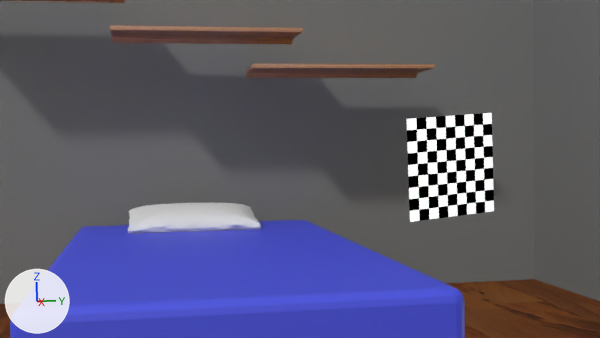
The Blender file TestEnvironment/scenes/EnvironmentCheckerboard.blend as it was, and as the next commit left it.
Before and after are seen from the file's camera 'Camera_Center'. The axes (+X, +Y, +Z) are drawn at lower left. The lights are the same throughout.

Before the edit, the objects in view are built like this:
```python
me_cube_024 = bpy.data.meshes.new('Cube.024')
me_cube_024.from_pydata(...)  # 16 vertices, 14 faces; spans x -1.0..1.0, y -1.0..1.0, z -3.59..1.0
me_cube_024.materials.append(mat_material_004)  # picture img_024cb4c9894df2b015e9d80131b4f1ec_jpg
me_cube_025 = bpy.data.meshes.new('Cube.025')
me_cube_025.from_pydata(...)  # 16 vertices, 14 faces; spans x -1.0..1.0, y -1.0..1.0, z -3.59..1.0
me_cube_025.materials.append(mat_material_004)  # picture img_024cb4c9894df2b015e9d80131b4f1ec_jpg
me_plane_001 = bpy.data.meshes.new('Plane.001')
me_plane_001.from_pydata(...)  # 4 vertices, 1 face; spans x -1.0..1.0, y -1.0..1.0, z 0.0
me_plane_001.materials.append(mat_material_007)  # picture img_checker9x9_png
ob_checkerboard = bpy.data.objects.new('Checkerboard', me_plane_001)
ob_checkerboard.location = (8.144, -3.573, 9.964)
ob_checkerboard.rotation_euler = (-17.22, 6.222, -17.04)  # degrees (93, 356, 104)
ob_checkerboard.scale = (0.5, 0.5, 0.5)
ob_checkerboard.visible_shadow = False
ob_cube_013 = bpy.data.objects.new('Cube.013', me_cube_024)
ob_cube_013.location = (-8.362, -4.733, 13.487)
ob_cube_013.scale = (0.882, 2.68, 0.0572)
ob_cube_014 = bpy.data.objects.new('Cube.014', me_cube_025)
ob_cube_014.location = (-8.362, -0.795, 12.465)
ob_cube_014.scale = (0.882, 2.68, 0.0572)
# also in view: 'Cube' at (0.73, -4.46, 12.23); 'Cube.003' at (-7.75, -5.24, 8.15); 'Cube.002' at (-2.91, -5.04, 7.26)
```
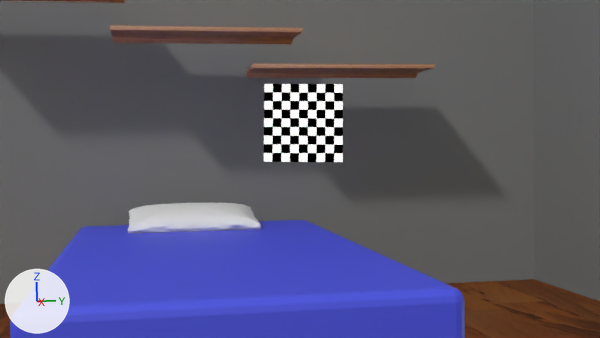
Location of each change, [x1, y1, x2, y2] in pixels of the pictures (600 x 338 px):
'Checkerboard', moved, turned
    before: [406, 113, 494, 222]
    after: [264, 84, 343, 162]

The change, as a list of edits to the scene's bpy script:
```text
Change ob_checkerboard:
    ob_checkerboard.location: (8.144, -3.573, 9.964) -> (5.553, -4.56, 10.478)
    ob_checkerboard.rotation_euler: (-17.22, 6.222, -17.04) -> (-15.58, 4.572, -19.17)  # degrees (93, 356, 104) -> degrees (187, 262, 342)
```
